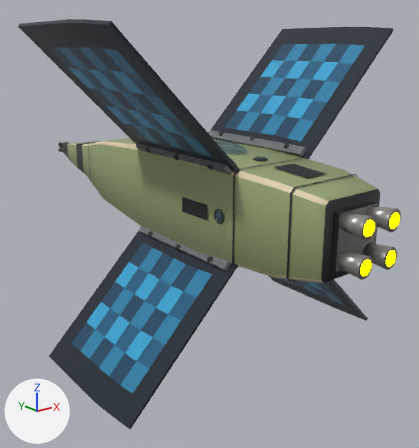
A saved change to the glTF model ThoriumGap_JS/models/Ship_Crosspanel_6.glb.
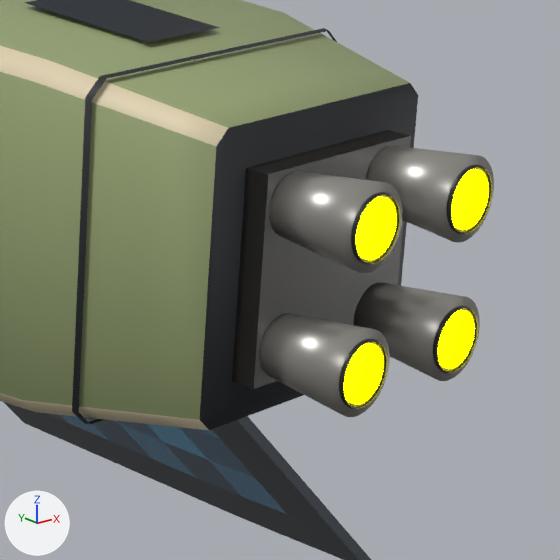
Each version is shown whole from a camera (50 mm lens) standing at (-5.71, -7.9, 2.31) and looking at (0.4, -0.26, -0.75), then close up on the part from 64% to 100% of the width and 37% to 71% of the height. The lights are fixed; the arrows at lower left show +X, +Y and +Z. The last two pictures show the newer version. Where no turn or scale is listed for an object, it has been applied to the vertices.

In view in the first close-up: 'EngineBell_LowerLeft_TaperedSquareClusterNozzle', 'EngineBell_LowerRight_TaperedSquareClusterNozzle', 'EngineBell_UpperLeft_TaperedSquareClusterNozzle', 'EngineBell_UpperRight_TaperedSquareClusterNozzle', 'EngineDeck_SquareAftManifold', 'EngineEmitter', 'Fuselage_SquareBody', 'HullAccessPanel_TopAft', 'HullPanelRing_SquareSectionBand_01', 'SolarPanelWing_LowerRightRidge_RectangularPhotovoltaicGrid' and 8 more.
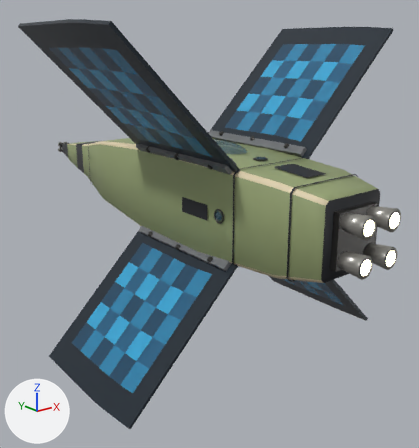
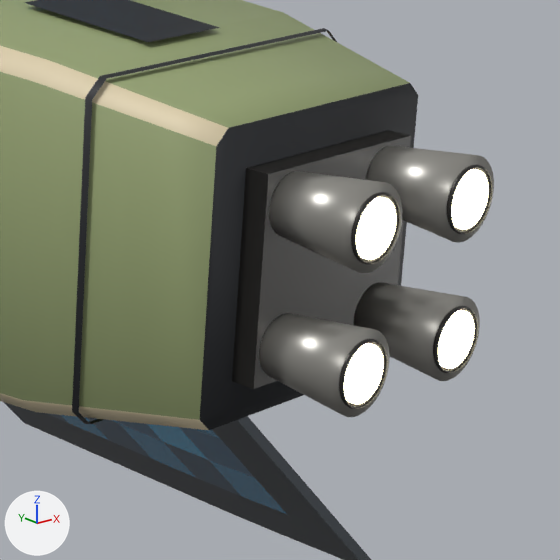
Edits to the scene script, one JSON object a line:
```json
{"op": "set", "path": "mat_engineglow.emission_color", "old": "(1.0, 1.0, 0.0)", "new": "(0.62, 0.57, 0.4)", "note": "yellow #ffff00 -> beige #cec7aa"}
```

Location of each change, (x1, y1, x2, y2) in pixels of the close-ups (560 x 560 px):
```json
{"object": "EngineEmitter", "change": "recoloured", "before": [344, 169, 489, 405], "after": [344, 169, 489, 405], "on screen": "yellow to beige"}
```
